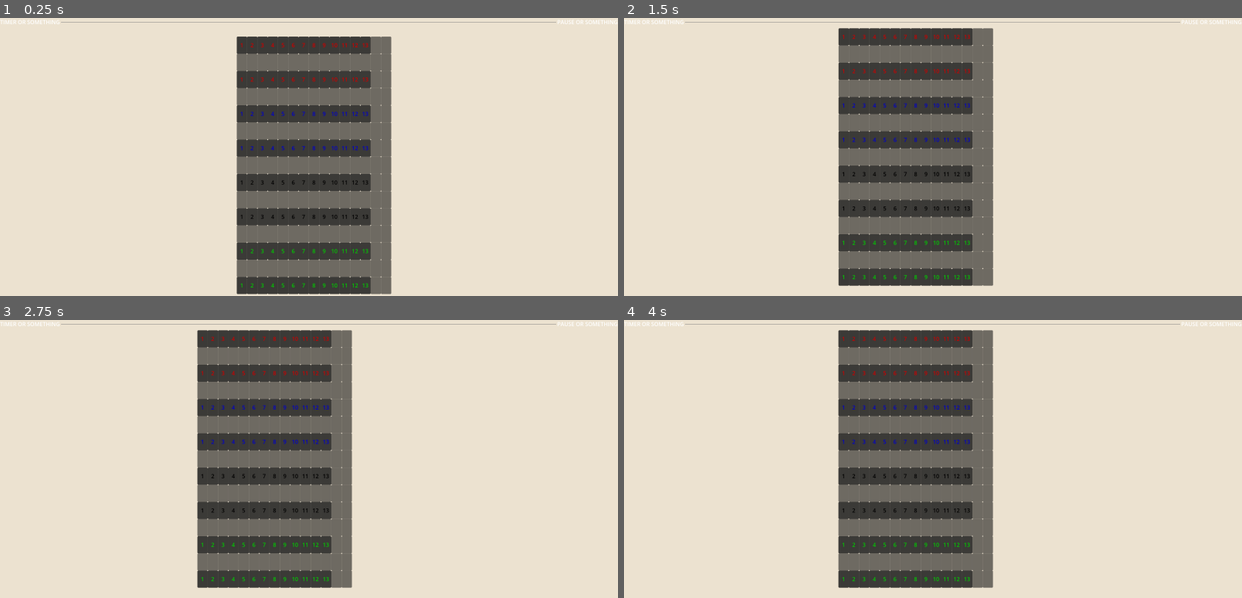
Above: before the commit, frames 1-4 (two rows, left to right).
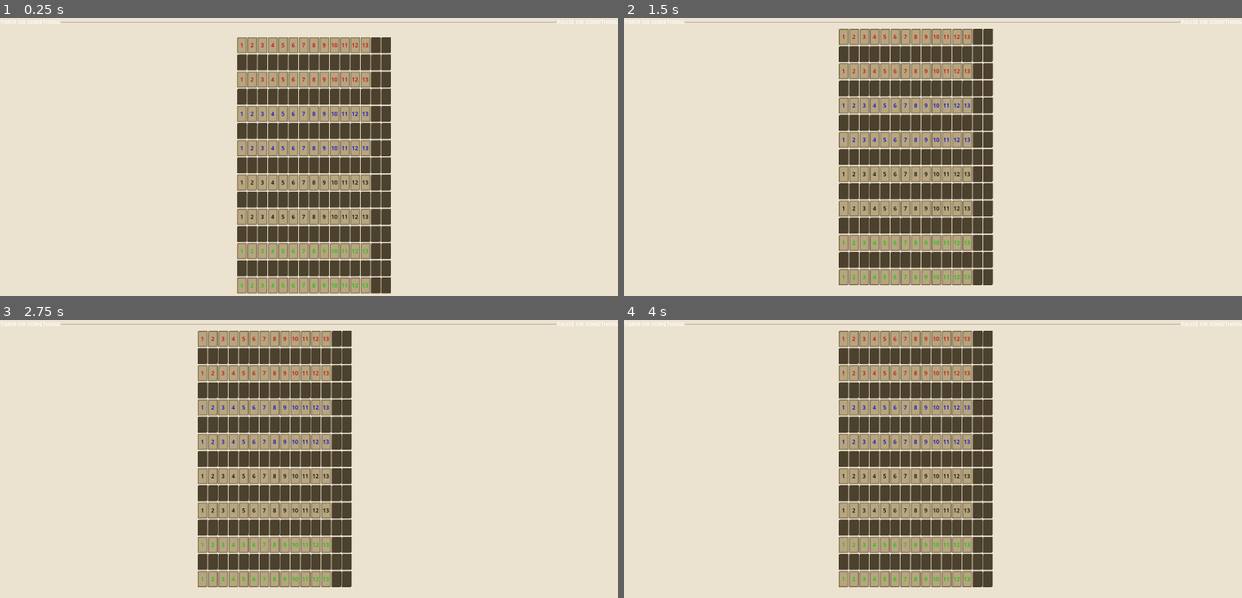
Above: after the commit, the same moments.

Repository: DaltonBaum/RummyCubed
Game: Godot game, scene res://scenes/game_board/game.tscn
Same seed, same stepped clock (60 frames per second), same inputs: the game is played once before the commit and once after it. This scene is started directly instead of the project's main scene.
Inputs (mouse positions are in pixels of both pictures, inside the frame that each line leads up to):
- Up to frame 1 (0.25 s): no input
- Up to frame 2 (1.5 s): tap Enter at 0.5 s; move the mouse to (1068, 143) at 0.52 s; hold D 0.53-1.25 s; click (1068, 143) at 0.67 s; drag from (809, 170) to (902, 212) at 1.27 s
- Up to frame 3 (2.75 s): tap Space at 2 s; move the mouse to (370, 397) at 2.02 s; hold D from 2.03 s (still down); click (370, 397) at 2.17 s
- Up to frame 4 (4 s): release D at 2.75 s; drag from (902, 514) to (747, 417) at 2.77 s; move the mouse to (1118, 500) at 3.52 s; hold A from 3.53 s (still down); click (1118, 500) at 3.67 s

The runs differ from the first frame. In frame 1, 23% of the frame differs, in the area x 38-64%, y 6-100%; in frame 2, 23%; in frame 3, 23%; in frame 4, 23%, in the area x 34-60%, y 3-97%.

Commit message:
Add slight formatting to various gameboard elements

Diff:
--- a/autoloads/drag_manager.gd
+++ b/autoloads/drag_manager.gd
@@ -4,6 +4,8 @@
 signal drag_ended
 
 var holder := Marker2D.new()
+var holder_target := Vector2.ZERO
+var holder_delay := 25
 
 var _active_touches := {}
 var _current_node: Node = null
@@ -12,9 +14,14 @@
 func _ready() -> void:
 	add_child(holder)
 
+func _process(delta: float) -> void:
+	if _current_node != null:
+		var tween := get_tree().create_tween()
+		tween.tween_property(holder, "position", holder_target, holder_delay * delta)
+
 func _input(event):
-	if event is InputEventScreenDrag:
-		holder.position = _get_pos_with_camera(event.position)
+	if event is InputEventScreenDrag and _current_node != null:
+		holder_target = _get_pos_with_camera(event.position)
 
 	if event is InputEventScreenTouch:
 		if event.pressed:
@@ -34,6 +41,7 @@
 	_current_node = node
 	_current_parent = _current_node.get_parent()
 	holder.position = _current_node.get_global_rect().get_center()
+	holder_target = holder.position
 	_current_node.reparent(holder)
 
 func _on_drag_end(pos: Vector2) -> void:
--- /dev/null
+++ b/resources/tiles/slot.tres
@@ -0,0 +1,14 @@
+[gd_resource type="Theme" load_steps=2 format=3 uid="uid://dq3f7o1ngo8jy"]
+
+[sub_resource type="StyleBoxFlat" id="StyleBoxFlat_tmgor"]
+bg_color = Color(0.293572, 0.2545, 0.178026, 1)
+border_width_left = 1
+border_width_top = 2
+border_width_right = 1
+border_width_bottom = 2
+border_color = Color(0, 0, 0, 0)
+corner_radius_top_left = 4
+corner_radius_bottom_right = 4
+
+[resource]
+PanelContainer/styles/panel = SubResource("StyleBoxFlat_tmgor")
--- /dev/null
+++ b/resources/tiles/tile.tres
@@ -0,0 +1,15 @@
+[gd_resource type="Theme" load_steps=2 format=3 uid="uid://c6wrhsu8m37jx"]
+
+[sub_resource type="StyleBoxFlat" id="StyleBoxFlat_t5kiw"]
+bg_color = Color(0.716592, 0.647393, 0.498609, 1)
+border_width_left = 4
+border_width_top = 4
+border_width_right = 4
+border_width_bottom = 4
+border_color = Color(0.500172, 0.440322, 0.310773, 1)
+border_blend = true
+corner_radius_top_left = 4
+corner_radius_bottom_right = 4
+
+[resource]
+PanelContainer/styles/panel = SubResource("StyleBoxFlat_t5kiw")
--- a/scenes/Credits.tscn
+++ b/scenes/Credits.tscn
@@ -1,6 +1,6 @@
 [gd_scene load_steps=4 format=3 uid="uid://dh3rj1bjap0oi"]
 
-[ext_resource type="Theme" uid="uid://cqyvw8e6h0gt3" path="res://ui_theme.tres" id="1_fimh8"]
+[ext_resource type="Theme" uid="uid://cqyvw8e6h0gt3" path="res://resources/ui_theme.tres" id="1_fimh8"]
 [ext_resource type="Script" path="res://scenes/credits.gd" id="2_s6kuk"]
 
 [sub_resource type="StyleBoxEmpty" id="StyleBoxEmpty_lbmt5"]
--- a/scenes/difficulty_menu.tscn
+++ b/scenes/difficulty_menu.tscn
@@ -1,6 +1,6 @@
 [gd_scene load_steps=3 format=3 uid="uid://dp75j301cfcrd"]
 
-[ext_resource type="Theme" uid="uid://cqyvw8e6h0gt3" path="res://ui_theme.tres" id="1_vp7qb"]
+[ext_resource type="Theme" uid="uid://cqyvw8e6h0gt3" path="res://resources/ui_theme.tres" id="1_vp7qb"]
 [ext_resource type="Script" path="res://scenes/difficulty_menu.gd" id="2_6wn2m"]
 
 [node name="DifficultyMenu" type="ColorRect"]
--- a/scenes/game_board/tile.tscn
+++ b/scenes/game_board/tile.tscn
@@ -1,6 +1,7 @@
-[gd_scene load_steps=2 format=3 uid="uid://8drnf66pl2aw"]
+[gd_scene load_steps=3 format=3 uid="uid://8drnf66pl2aw"]
 
 [ext_resource type="Script" path="res://scenes/game_board/tile.gd" id="1_i0mw5"]
+[ext_resource type="Theme" uid="uid://c6wrhsu8m37jx" path="res://resources/tiles/tile.tres" id="1_oyo3d"]
 
 [node name="Tile" type="PanelContainer"]
 anchors_preset = 15
@@ -8,7 +9,7 @@
 anchor_bottom = 1.0
 grow_horizontal = 2
 grow_vertical = 2
-mouse_filter = 1
+theme = ExtResource("1_oyo3d")
 script = ExtResource("1_i0mw5")
 
 [node name="Label" type="Label" parent="."]
--- a/scenes/game_board/tile_slot.tscn
+++ b/scenes/game_board/tile_slot.tscn
@@ -1,9 +1,12 @@
-[gd_scene load_steps=2 format=3 uid="uid://btjm3hc8rsip8"]
+[gd_scene load_steps=3 format=3 uid="uid://btjm3hc8rsip8"]
 
+[ext_resource type="Theme" uid="uid://dq3f7o1ngo8jy" path="res://resources/tiles/slot.tres" id="1_rqpwq"]
 [ext_resource type="Script" path="res://scenes/game_board/tile_slot.gd" id="1_vvoty"]
 
 [node name="TileSlot" type="PanelContainer"]
+z_index = -1
 custom_minimum_size = Vector2(30, 50)
 offset_right = 30.0
 offset_bottom = 50.0
+theme = ExtResource("1_rqpwq")
 script = ExtResource("1_vvoty")
--- a/scenes/how_to_play.tscn
+++ b/scenes/how_to_play.tscn
@@ -1,6 +1,6 @@
 [gd_scene load_steps=4 format=3 uid="uid://x6to6ffx8ukv"]
 
-[ext_resource type="Theme" uid="uid://cqyvw8e6h0gt3" path="res://ui_theme.tres" id="1_jd5hw"]
+[ext_resource type="Theme" uid="uid://cqyvw8e6h0gt3" path="res://resources/ui_theme.tres" id="1_jd5hw"]
 [ext_resource type="Script" path="res://scenes/how_to_play.gd" id="1_mlj0j"]
 
 [sub_resource type="StyleBoxEmpty" id="StyleBoxEmpty_jrq13"]
--- a/scenes/main_menu.tscn
+++ b/scenes/main_menu.tscn
@@ -1,7 +1,7 @@
 [gd_scene load_steps=3 format=3 uid="uid://dua434ibuxywe"]
 
 [ext_resource type="Script" path="res://scenes/main_menu.gd" id="1_4ojtk"]
-[ext_resource type="Theme" uid="uid://cqyvw8e6h0gt3" path="res://ui_theme.tres" id="1_s42cl"]
+[ext_resource type="Theme" uid="uid://cqyvw8e6h0gt3" path="res://resources/ui_theme.tres" id="1_s42cl"]
 
 [node name="MainMenu" type="ColorRect"]
 anchors_preset = 15
--- a/scenes/pause_menu.tscn
+++ b/scenes/pause_menu.tscn
@@ -1,6 +1,6 @@
 [gd_scene load_steps=3 format=3 uid="uid://dsa8jptemtn63"]
 
-[ext_resource type="Theme" uid="uid://cqyvw8e6h0gt3" path="res://ui_theme.tres" id="1_rgyda"]
+[ext_resource type="Theme" uid="uid://cqyvw8e6h0gt3" path="res://resources/ui_theme.tres" id="1_rgyda"]
 [ext_resource type="Script" path="res://scenes/pause_menu.gd" id="2_qq1io"]
 
 [node name="PauseMenu" type="ColorRect"]
--- a/scenes/settings.tscn
+++ b/scenes/settings.tscn
@@ -1,7 +1,7 @@
 [gd_scene load_steps=5 format=3 uid="uid://cfbcmp5fte3lt"]
 
 [ext_resource type="Script" path="res://scenes/settings.gd" id="1_60sx1"]
-[ext_resource type="Theme" uid="uid://cqyvw8e6h0gt3" path="res://ui_theme.tres" id="1_u4vti"]
+[ext_resource type="Theme" uid="uid://cqyvw8e6h0gt3" path="res://resources/ui_theme.tres" id="1_u4vti"]
 [ext_resource type="Script" path="res://scenes/volume_slider.gd" id="2_1y31e"]
 
 [sub_resource type="GDScript" id="GDScript_crjvj"]
--- a/scenes/victory_screen.tscn
+++ b/scenes/victory_screen.tscn
@@ -1,6 +1,6 @@
 [gd_scene load_steps=4 format=3 uid="uid://crr5a1p5q2d88"]
 
-[ext_resource type="Theme" uid="uid://cqyvw8e6h0gt3" path="res://ui_theme.tres" id="1_sar6t"]
+[ext_resource type="Theme" uid="uid://cqyvw8e6h0gt3" path="res://resources/ui_theme.tres" id="1_sar6t"]
 [ext_resource type="Script" path="res://scenes/victory_screen.gd" id="2_nbb0t"]
 
 [sub_resource type="StyleBoxEmpty" id="StyleBoxEmpty_oeysk"]
Renamed: ui_theme.tres -> resources/ui_theme.tres
